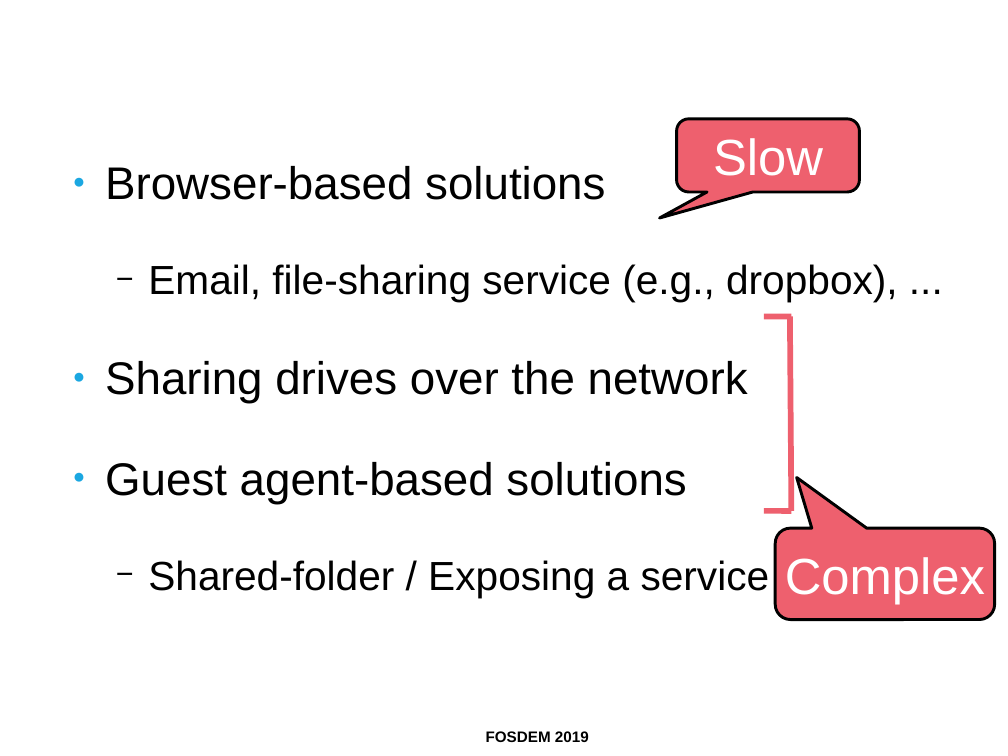
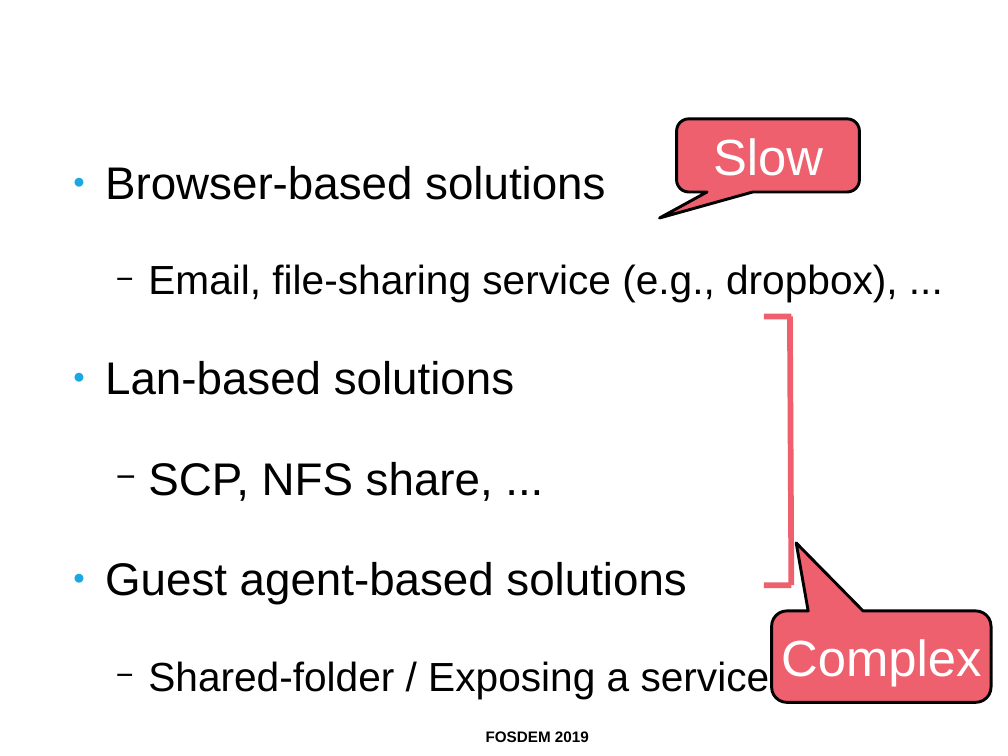
Before and after one commit to ahadas/ahadas.github.io, a slide deck: slide 7 of slides/toward_exploring_virtual_disks_using_a_file_manager.odp. Drawn at 1008x756 pixels with LibreOffice and Linux fonts; fonts in the diff are those of the drawing; background and template pictures are left out. Boxes give left, top, right and bottom in pixels: in the first picture for what was removed or moved away, otherwise in the second. Text is boxed around its words. In the diff, an @@ line names an element or a change of style, - is before the commit and + after.

```diff
--- a/slides/toward_exploring_virtual_disks_using_a_file_manager.odp
+++ b/slides/toward_exploring_virtual_disks_using_a_file_manager.odp
@@ line moved from (790, 316) - (792, 511) to (790, 316) - (792, 585) @@
@@ text at (x1=105, y1=361, x2=514, y2=501): text changed @@
-● Sharing drives over the network
+● Lan-based solutions
+  − SCP, NFS share, ...
@@ line moved from (765, 511) - (792, 511) to (765, 585) - (792, 585) @@
@@ rounded speech box "Complex" moved from (x1=776, y1=529, x2=995, y2=620) to (x1=772, y1=611, x2=992, y2=702) @@
@@ rounded speech box "Complex" at (x1=772, y1=611, x2=992, y2=702): proportions changed @@
```
Also in this commit, not shown: 1 other slide changed.
